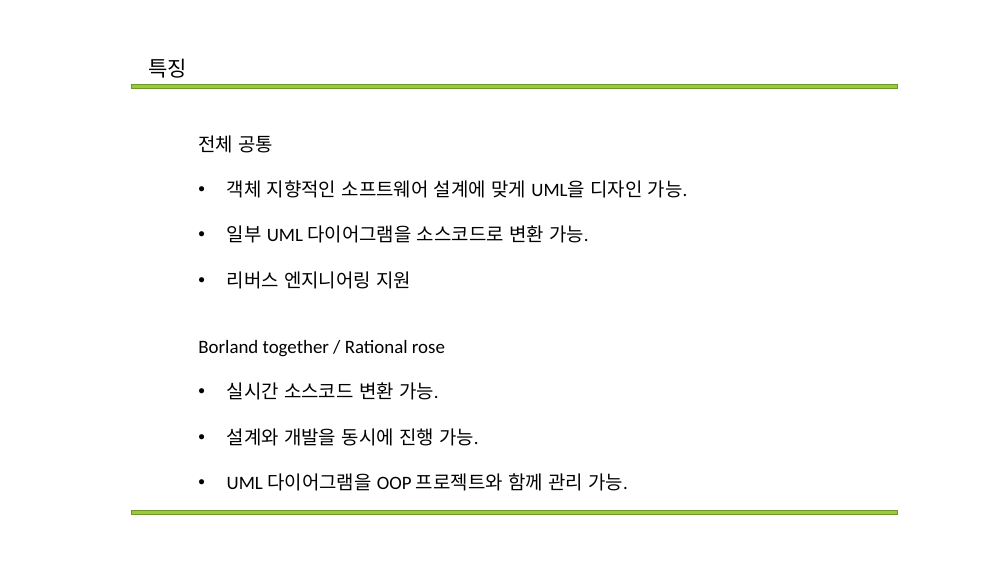
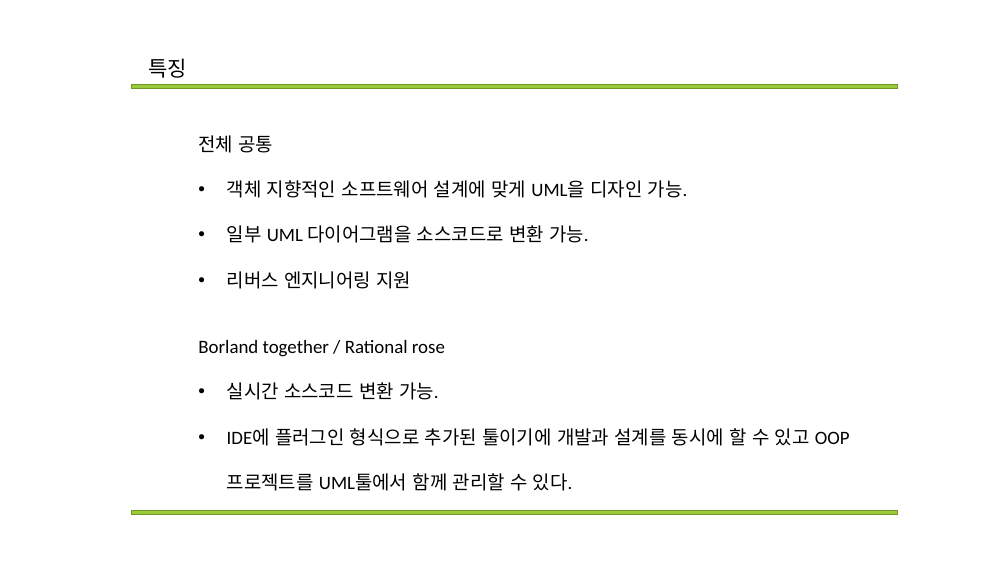
Before and after one commit to Mikusnuz/MyPractice, a slide deck: slide 15 of Study/11. Rational rose + StarUML + Borland together.pptx (slide 14 before the commit). Drawn at 1008x567 pixels with LibreOffice and Linux fonts; fonts in the diff are those of the drawing. Boxes give left, top, right and bottom in pixels: in the first picture for what was removed or moved away, otherwise in the second. Text is boxed around its words. In the diff, an @@ line names an element or a change of style, - is before the commit and + after.

```diff
--- a/Study/11. Rational rose + StarUML + Borland together.pptx
+++ b/Study/11. Rational rose + StarUML + Borland together.pptx
@@ text at (227, 428, 850, 491): text changed @@
-• 설계와 개발을 동시에 진행 가능.
-• UML 다이어그램을 OOP 프로젝트와 함께 관리 가능.
+• IDE에 플러그인 형식으로 추가된 툴이기에 개발과 설계를 동시에 할 수 있고 OOP 프로젝트를 UML툴에서 함께 관리할 수 있다.
```
Also in this commit, not shown: 1 slide added, 1 slide removed, 3 other files.
